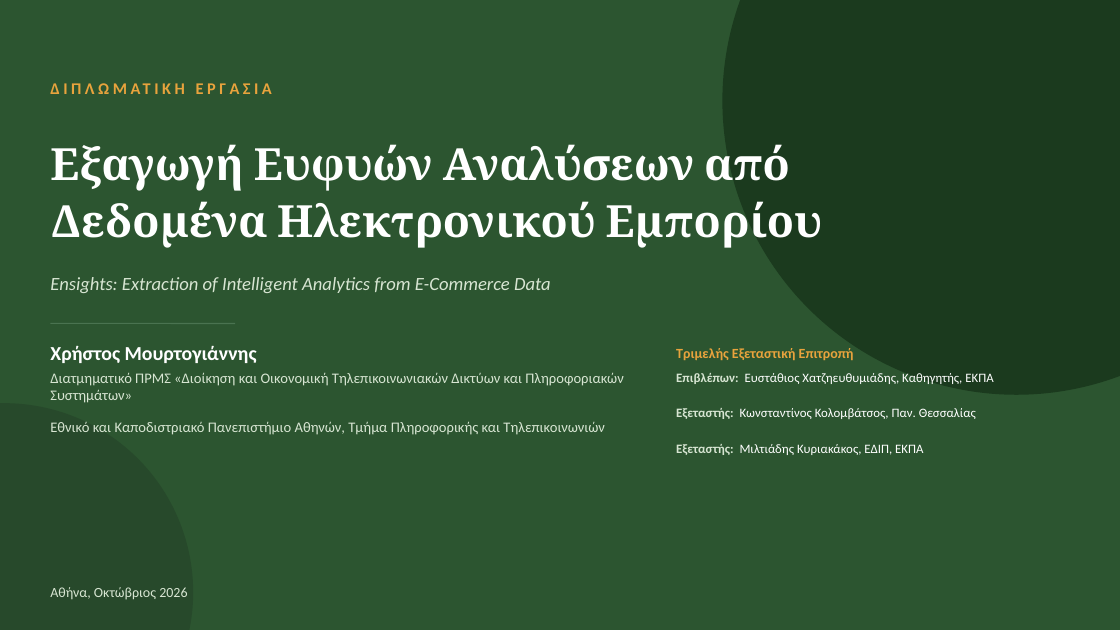
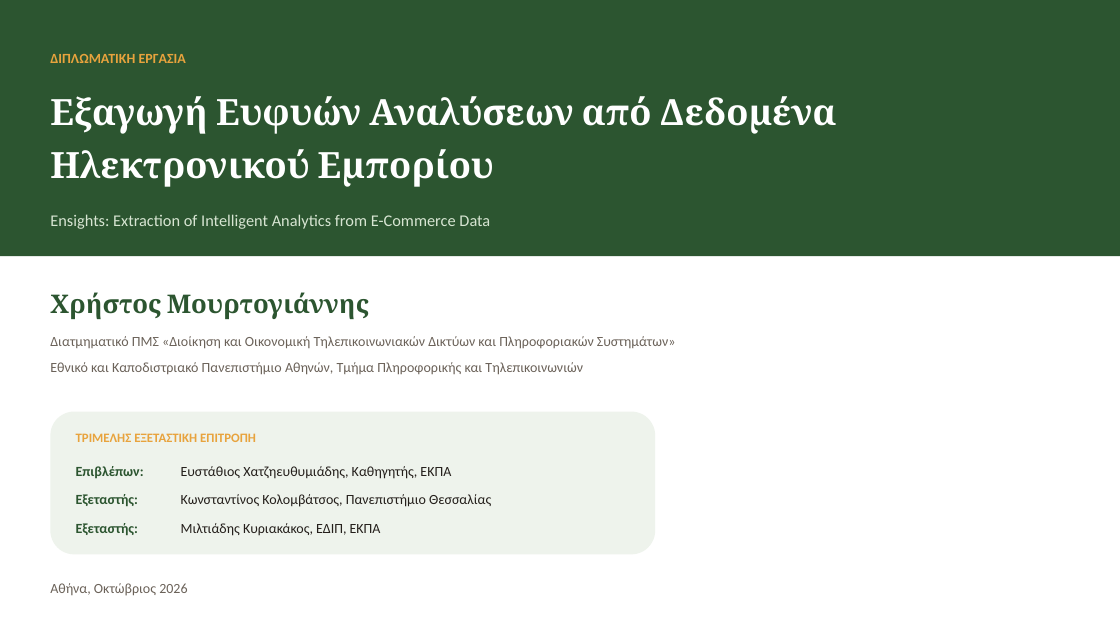
Before and after one commit to xrhstosmour/ensights, a slide deck: slide 1 of documents/ensights-thesis-defense.pptx. Drawn at 1120x630 pixels with LibreOffice and Linux fonts; fonts in the diff are those of the drawing. Boxes give left, top, right and bottom in pixels: in the first picture for what was removed or moved away, otherwise in the second. Text is boxed around its words. In the diff, an @@ line names an element or a change of style, - is before the commit and + after.

```diff
--- a/documents/ensights-thesis-defense.pptx
+++ b/documents/ensights-thesis-defense.pptx
@@ background #2C5530 to #FFFFFF @@
@@ rectangle added at bbox=[0, 0, 1120, 256], fill #2C5530 @@
@@ ellipse removed at bbox=[723, 0, 1120, 395] @@
@@ text "ΔΙΠΛΩΜΑΤΙΚΗ ΕΡΓΑΣΙΑ": place and size @@
-text "ΔΙΠΛΩΜΑΤΙΚΗ ΕΡΓΑΣΙΑ" at bbox=[50, 71, 975, 105]
+text "ΔΙΠΛΩΜΑΤΙΚΗ ΕΡΓΑΣΙΑ" at bbox=[50, 54, 186, 63]
@@ text "ΔΙΠΛΩΜΑΤΙΚΗ ΕΡΓΑΣΙΑ" at bbox=[50, 54, 186, 63]: size 14 to 12 pt, letter spacing 3 to 0 pt; line spacing 1 to 1.22; vertical alignment middle to top @@
@@ text "Εξαγωγή Ευφυών Αναλύσεων από Δεδομένα ...": place and size @@
-text "Εξαγωγή Ευφυών Αναλύσεων από Δεδομένα ..." at bbox=[50, 144, 823, 248]
+text "Εξαγωγή Ευφυών Αναλύσεων από Δεδομένα ..." at bbox=[50, 96, 836, 187]
@@ text "Εξαγωγή Ευφυών Αναλύσεων από Δεδομένα ..." at bbox=[50, 96, 836, 187]: size 38 to 31 pt; line spacing 1.08 to 1.22; vertical alignment middle to top @@
@@ text "Ensights: Extraction of Intelligent Analytics ...": place and size @@
-text "Ensights: Extraction of Intelligent Analytics ..." at bbox=[50, 277, 551, 293]
+text "Ensights: Extraction of Intelligent Analytics ..." at bbox=[50, 214, 490, 229]
@@ text "Ensights: Extraction of Intelligent Analytics ..." at bbox=[50, 214, 490, 229]: size 16 to 14 pt, italic off; line spacing 1 to 1.22; vertical alignment middle to top @@
@@ text added at bbox=[50, 292, 369, 319], 22 pt, text #2C5530, bold @@
+Χρήστος Μουρτογιάννης
@@ text "Διατμηματικό ΠΜΣ «Διοίκηση και Οικονομική ...": place and size @@
-text "Διατμηματικό ΠΜΣ «Διοίκηση και Οικονομική ..." at bbox=[50, 346, 623, 435]
+text "Διατμηματικό ΠΜΣ «Διοίκηση και Οικονομική ..." at bbox=[50, 336, 676, 375]
@@ line removed from (50, 323) to (235, 323) @@
@@ text at bbox=[50, 336, 676, 349]: text changed; size 12.5 to 12 pt; text colour #D7E5D2 to #6B6259 @@
-Χρήστος Μουρτογιάννης
-Διατμηματικό ΠΡΜΣ «Διοίκηση και Οικονομική Τηλεπικοινωνιακών Δικτύων και Πληροφοριακών Συστημάτων»
+Διατμηματικό ΠΜΣ «Διοίκηση και Οικονομική Τηλεπικοινωνιακών Δικτύων και Πληροφοριακών Συστημάτων»
@@ text removed at bbox=[676, 348, 854, 360] @@
-Τριμελής Εξεταστική Επιτροπή
@@ text at bbox=[50, 362, 583, 375]: size 12.5 to 12 pt, text colour #D7E5D2 to #6B6259 in "Εθνικό και Καποδιστριακό Πανεπιστήμιο Αθηνών, Τμήμα Πληροφορ ..."; line spacing 1 to 1.22; more space between paragraphs @@
@@ ellipse removed at bbox=[0, 403, 193, 630] @@
@@ rounded rectangle added at bbox=[50, 412, 655, 555], fill #EEF3EC @@
@@ text added at bbox=[76, 433, 256, 442], 11 pt, text #E8A33D, bold @@
+ΤΡΙΜΕΛΗΣ ΕΞΕΤΑΣΤΙΚΗ ΕΠΙΤΡΟΠΗ
@@ text added at bbox=[76, 466, 144, 479], 12 pt, text #2C5530, bold @@
+Επιβλέπων:
@@ text at bbox=[181, 466, 451, 479]: text changed; size 11 to 12 pt; text colour #FFFFFF to #241F1B @@
-Επιβλέπων: Ευστάθιος Χατζηευθυμιάδης, Καθηγητής, ΕΚΠΑ
+Ευστάθιος Χατζηευθυμιάδης, Καθηγητής, ΕΚΠΑ
@@ text at bbox=[76, 494, 138, 506]: text changed; size 11 to 12 pt; text colour #FFFFFF to #2C5530; bold on @@
-Εξεταστής: Κωνσταντίνος Κολομβάτσος, Παν. Θεσσαλίας
+Εξεταστής:
@@ text added at bbox=[181, 494, 491, 507], 12 pt, text #241F1B @@
+Κωνσταντίνος Κολομβάτσος, Πανεπιστήμιο Θεσσαλίας
@@ text added at bbox=[76, 523, 138, 535], 12 pt, text #2C5530, bold @@
+Εξεταστής:
@@ text at bbox=[181, 523, 381, 536]: text changed; size 11 to 12 pt; text colour #FFFFFF to #241F1B @@
-Εξεταστής: Μιλτιάδης Κυριακάκος, ΕΔΙΠ, ΕΚΠΑ
+Μιλτιάδης Κυριακάκος, ΕΔΙΠ, ΕΚΠΑ
@@ text "Αθήνα, Οκτώβριος 2026" at bbox=[50, 583, 187, 596]: text colour #D7E5D2 to #6B6259; line spacing 1 to 1.22; vertical alignment middle to top @@
```
Also in this commit, not shown: 3 other slides changed, 28 slides added, 32 slides removed, 1 other file.
